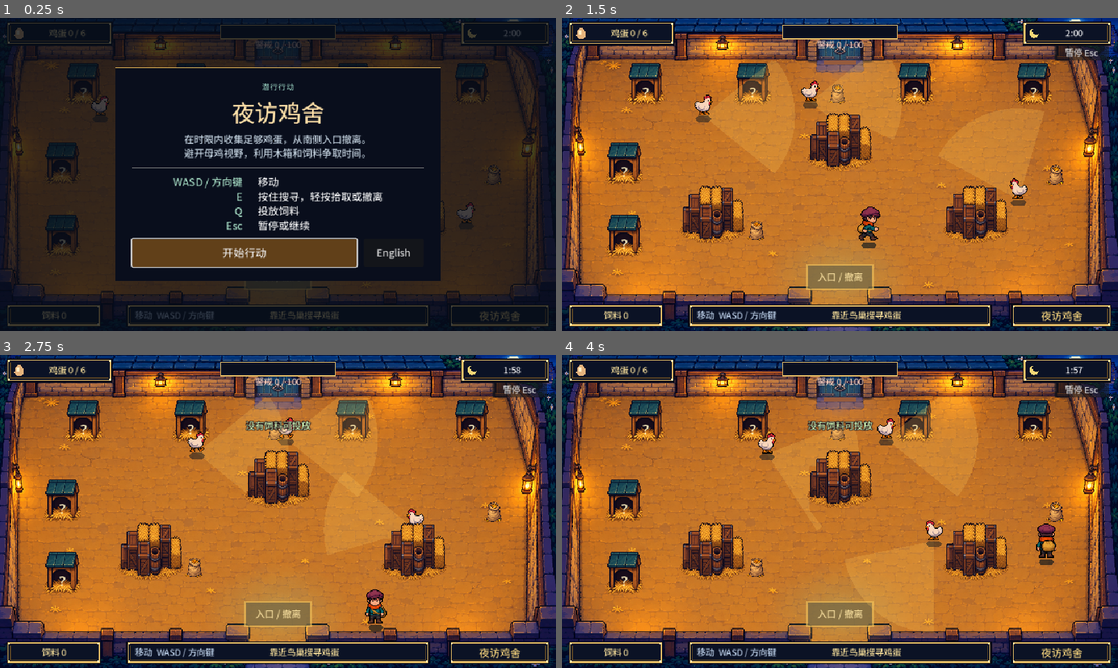
Above: before the commit, frames 1-4 (two rows, left to right).
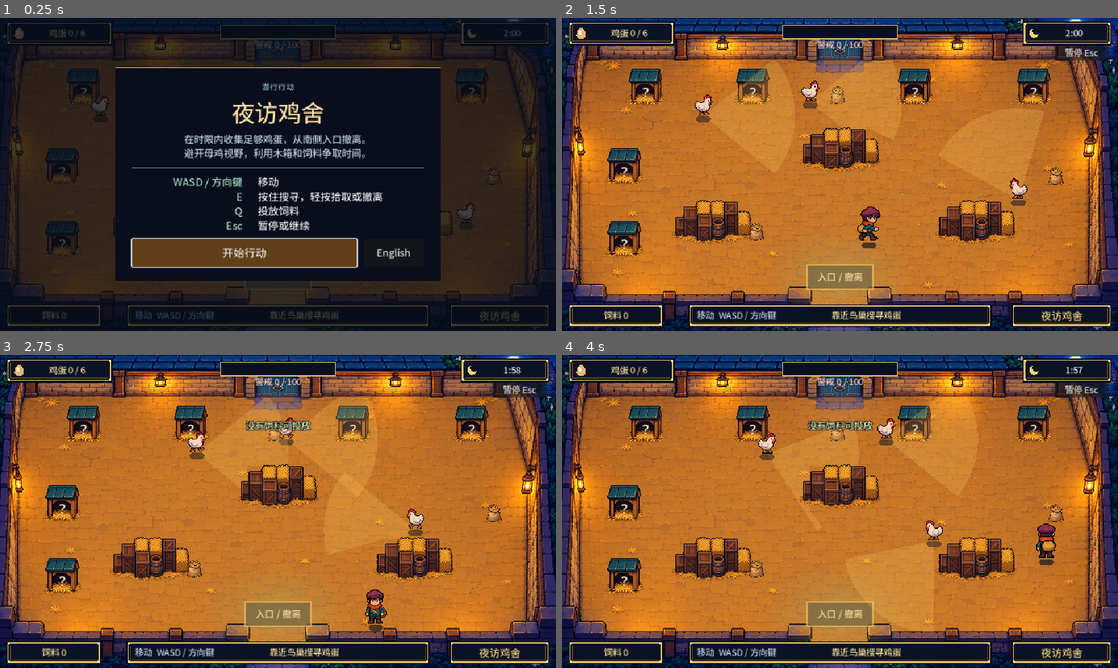
Above: after the commit, the same moments.

Repository: liupai-rachel/Deepsleep-Dont-wake-up-chickens
Game: Godot game, scene res://game.tscn
Two runs of this game, one before a commit and one after it. Both use one fixed random seed, a clock stepped at 60 frames per second and the inputs below.
Inputs:
- Up to frame 1 (0.25 s): no input
- Up to frame 2 (1.5 s): click "开始行动" at 0.5 s; hold D (move_right) from 1.28 s (still down); hold E (interact) from 1.28 s (still down)
- Up to frame 3 (2.75 s): release D (move_right) at 2.03 s; release E (interact) at 2.03 s; hold S (move_down) from 2.03 s (still down); tap Q (throw_feed) at 2.1 s
- Up to frame 4 (4 s): release S (move_down) at 2.78 s; hold D (move_right) 2.78-3.53 s; hold E (interact) 2.78-3.53 s; hold W (move_up) from 3.53 s (still down); tap Q (throw_feed) at 3.6 s

The runs differ from the first frame. In frame 1, 1.0% of the frame differs, in the area x 8-91%, y 14-76%; in frame 2, 7.7%, in the area x 7-91%, y 14-77%; in frame 3, 7.6%; in frame 4, 7.6%.

Commit message:
Preserve source proportions when scaling coop props

Diff:
--- a/scenes/crate.tscn
+++ b/scenes/crate.tscn
@@ -15,5 +15,5 @@
 [node name="Art" type="Sprite2D" parent="."]
 script = ExtResource("1")
 prop = 1
-display_size = Vector2(116, 106)
+display_width = 144.0
 ground_offset = 38.0
--- a/scenes/feed.tscn
+++ b/scenes/feed.tscn
@@ -11,7 +11,7 @@
 [node name="Art" type="Sprite2D" parent="Bag"]
 script = ExtResource("2")
 prop = 2
-display_size = Vector2(32, 38)
+display_width = 32.0
 ground_offset = 12.0
 
 [node name="Grain" type="Node2D" parent="."]
@@ -20,5 +20,5 @@
 [node name="Art" type="Sprite2D" parent="Grain"]
 script = ExtResource("2")
 prop = 3
-display_size = Vector2(29, 19)
+display_width = 29.0
 ground_offset = 9.0
--- a/scenes/nest.tscn
+++ b/scenes/nest.tscn
@@ -15,7 +15,7 @@
 [node name="Straw" type="Sprite2D" parent="."]
 script = ExtResource("2")
 prop = 0
-display_size = Vector2(70, 82)
+display_width = 70.0
 ground_offset = 23.0
 
 [node name="StatusMark" type="Label" parent="."]
--- a/scenes/prop_art.gd
+++ b/scenes/prop_art.gd
@@ -3,7 +3,7 @@
 const ATLAS := preload("res://assets/art/coop_props.png")
 const REGIONS := [Rect2(190, 80, 400, 410), Rect2(735, 80, 735, 410), Rect2(190, 560, 380, 395), Rect2(900, 650, 435, 240)]
 @export_enum("Nest", "Cover", "Feed sack", "Grain") var prop := 0
-@export var display_size := Vector2(70, 82)
+@export_range(8.0, 256.0, 1.0) var display_width := 70.0
 @export var ground_offset := 20.0
 
 func _ready() -> void:
@@ -12,8 +12,9 @@
 	atlas.region = REGIONS[prop]
 	texture = atlas
 	texture_filter = CanvasItem.TEXTURE_FILTER_NEAREST
-	scale = display_size / atlas.region.size
-	position.y = ground_offset - display_size.y * 0.5
+	# One scale factor keeps the original atlas proportions for every prop.
+	scale = Vector2.ONE * display_width / atlas.region.size.x
+	position.y = ground_offset - atlas.region.size.y * scale.y * 0.5
 	var cutout := ShaderMaterial.new()
 	cutout.shader = preload("res://assets/art/pixel_cutout.gdshader")
 	material = cutout
Not shown, changed: PROJECT_GUIDE.md
